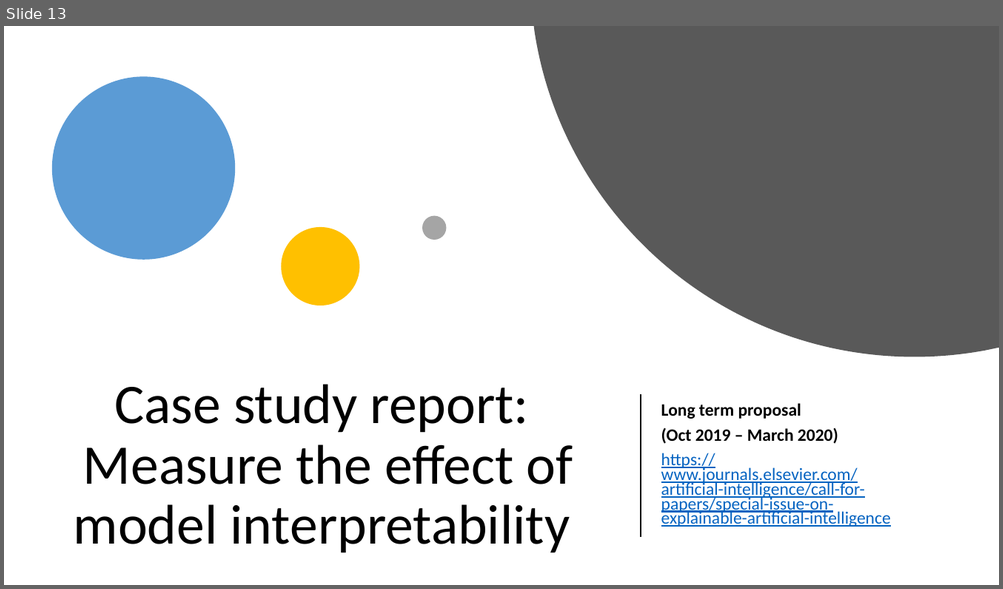
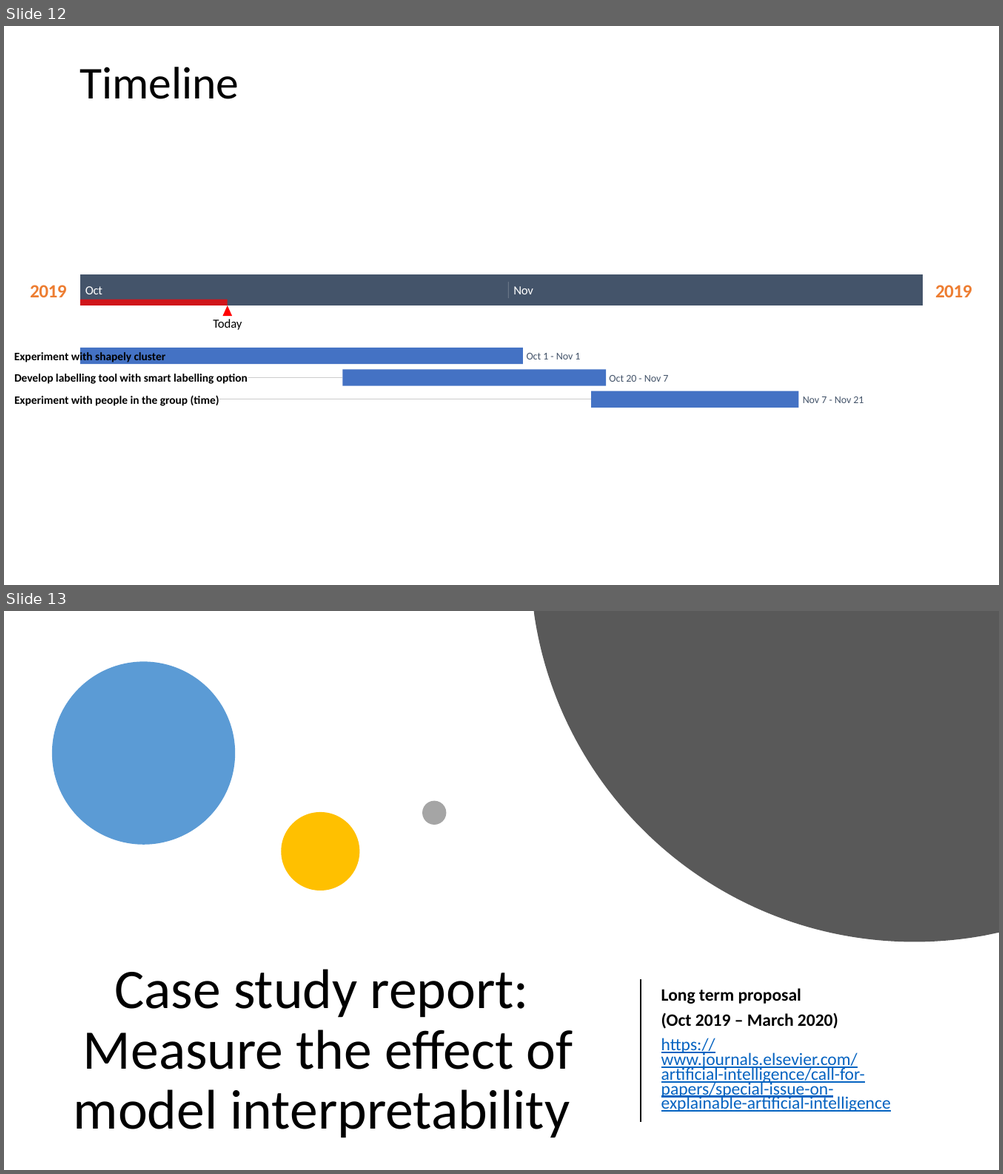
Before and after one commit to sahithyaravi/explainableML, a slide deck: shapely_proposal.pptx. Shown one above the other, each under a label of ours: slide 13 before the commit, slides 12 and 13 after it. The pictures are 1003x589 and 1003x1174 pixels, drawn with LibreOffice and Linux fonts; fonts in the diff are those of the drawing. Boxes give left, top, right and bottom in pixels: in the first picture for what was removed or moved away, otherwise in the second. Text is boxed around its words. In the diff, an @@ line names an element or a change of style, - is before the commit and + after.

```diff
--- a/shapely_proposal.pptx
+++ b/shapely_proposal.pptx
@@ slide 12 added at [4,26,999,585], background #FFFFFF @@
@@ text added at [79,67,239,99], 44 pt, text #000000 @@
+Timeline
@@ text added at [30,285,67,298], 18 pt, text #ED7D31, bold @@
+2019
@@ rectangle added at [80,275,922,306], fill #44546A @@
@@ text added at [85,286,102,295], 12 pt, text #FFFFFF @@
+Oct
@@ line added from (509, 282) to (509, 298), #FFFFFF 0.6 pt @@
@@ text added at [513,286,533,295], 12 pt, text #FFFFFF @@
+Nov
@@ text added at [935,285,972,298], 18 pt, text #ED7D31, bold @@
+2019
@@ rectangle added at [80,300,227,306], fill #FF0000 at 75% opacity @@
@@ triangle added at [222,306,232,316], fill #FF0000 @@
@@ text added at [213,319,242,330], 12 pt, text #000000 @@
+Today
@@ text added at [14,351,166,364], 11 pt, text #000000, bold @@
+Experiment with shapely cluster
@@ line added from (166, 357) to (80, 357), #CCCCCC 0.6 pt @@
@@ rectangle added at [80,348,523,364], fill #4472C4 @@
@@ text added at [526,353,580,360], 10 pt, text #44546A @@
+Oct 1 - Nov 1
@@ text added at [14,374,247,384], 11 pt, text #000000, bold @@
+Develop labelling tool with smart labelling option
@@ line added from (248, 378) to (343, 378), #CCCCCC 0.6 pt @@
@@ rectangle added at [343,370,606,386], fill #4472C4 @@
@@ text added at [609,375,668,382], 10 pt, text #44546A @@
+Oct 20 - Nov 7
@@ text added at [14,395,219,406], 11 pt, text #000000, bold @@
+Experiment with people in the group (time)
@@ line added from (219, 400) to (591, 400), #CCCCCC 0.6 pt @@
@@ rectangle added at [591,392,799,408], fill #4472C4 @@
@@ text added at [802,397,863,403], 10 pt, text #44546A @@
+Nov 7 - Nov 21
```
Also in this commit, not shown: 1 slide changed, 1 slide removed, 2 other files.
